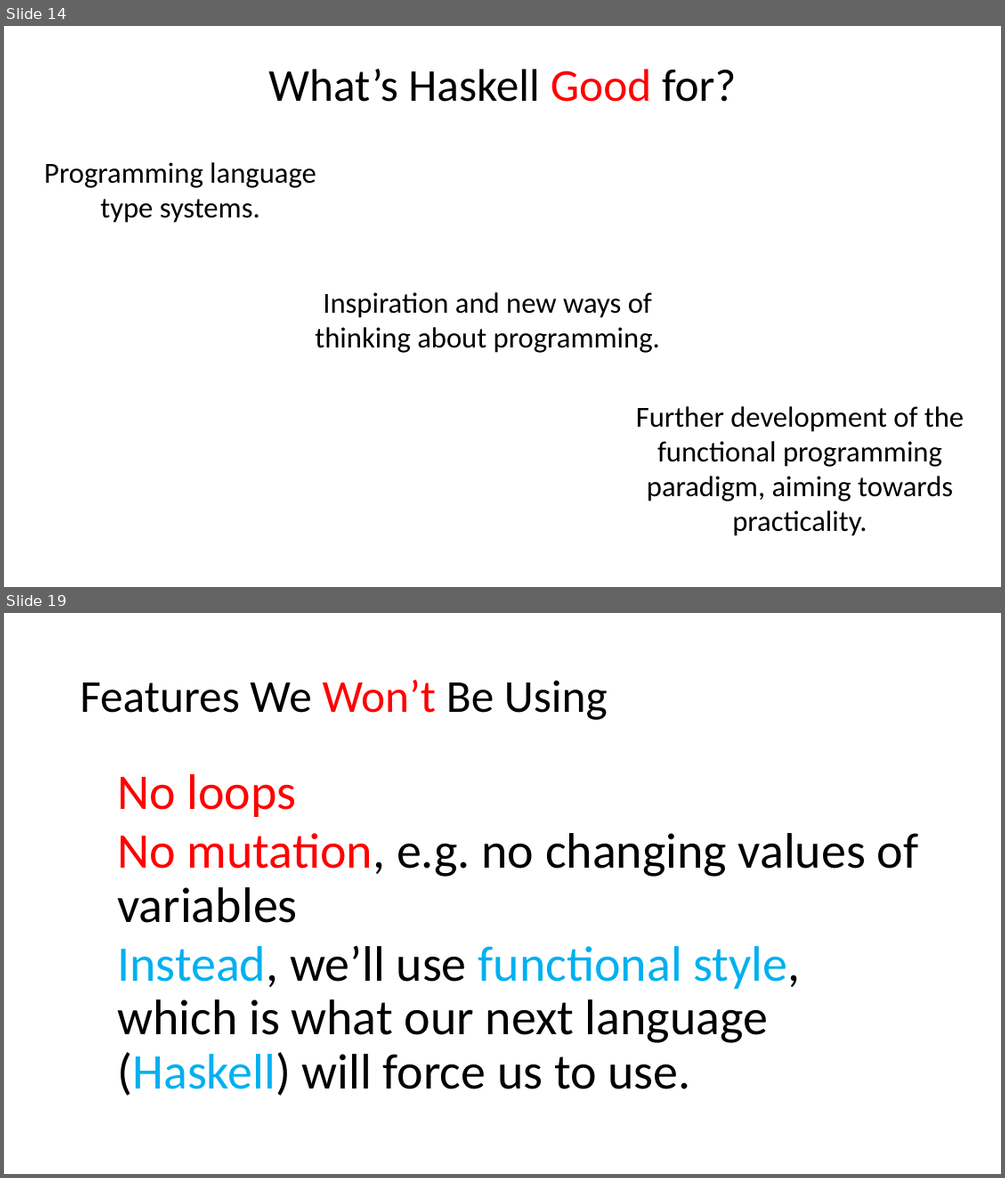
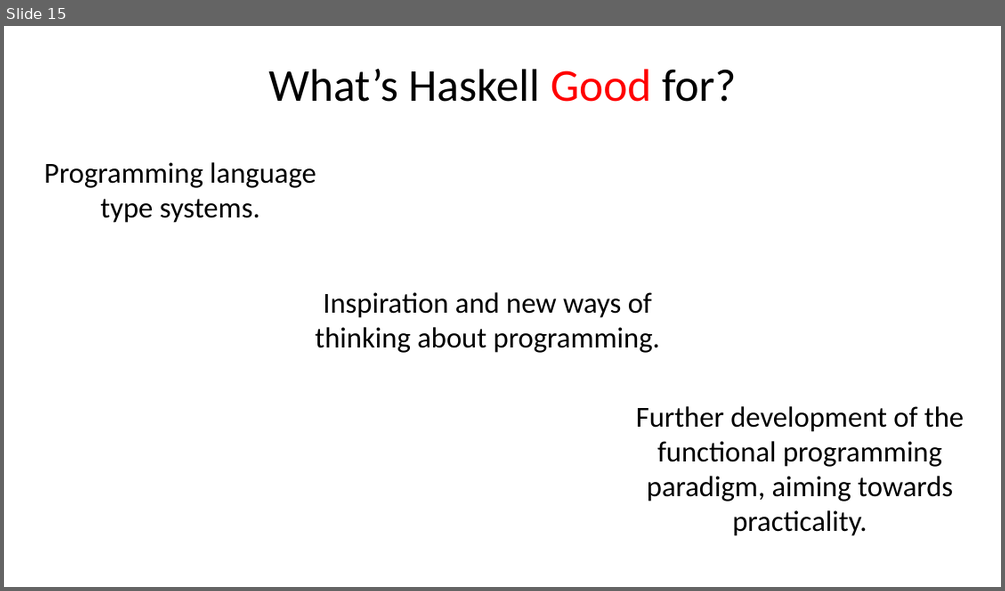
Before and after one commit to tjd1234/cmpt383summer2022, a slide deck: docs/languages/haskell/haskell1990.pptx. Shown one above the other, each under a label of ours: slides 14 and 19 before the commit, slide 15 after it; the slides between them are not shown. The pictures are 1005x1178 and 1005x591 pixels, drawn with LibreOffice and Linux fonts; fonts in the diff are those of the drawing. Boxes give left, top, right and bottom in pixels: in the first picture for what was removed or moved away, otherwise in the second. Text is boxed around its words. In the diff, an @@ line names an element or a change of style, - is before the commit and + after.

```diff
--- a/docs/languages/haskell/haskell1990.pptx
+++ b/docs/languages/haskell/haskell1990.pptx
@@ slide 19 removed at (x1=4, y1=613, x2=1001, y2=1174), background #FFFFFF @@
@@ title removed at (x1=80, y1=680, x2=607, y2=720) @@
-Features We Won’t Be Using
@@ text removed at (x1=117, y1=774, x2=919, y2=1095) @@
-  No loops
-  No mutation, e.g. no changing values of variables
-  Instead, we’ll use functional style, which is what our next language (Haskell) will force us to use.
@@ what was slide 14 is now slide 15 @@
```
Also in this commit, not shown: 10 slides changed, 1 slide added, 4 other files.
